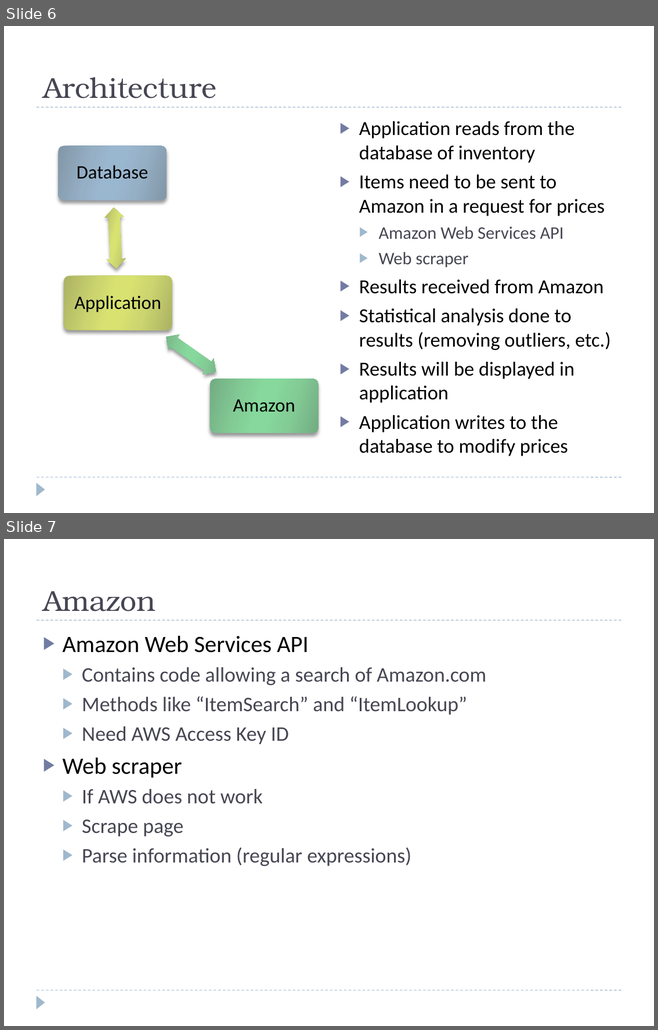
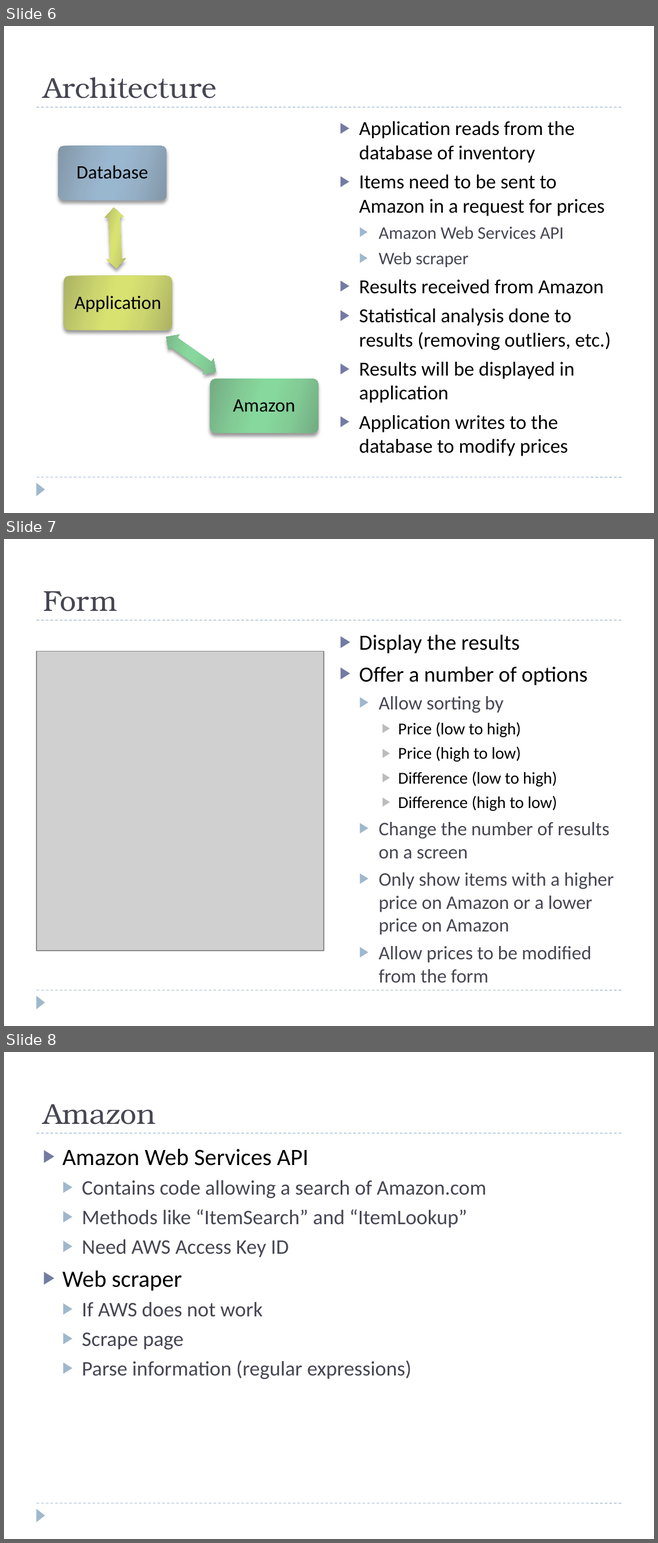
Before and after one commit to dodoherty339/Capstone-LH-NN-DO-NR, a slide deck: Presentation10-25.pptx. Shown one above the other, each under a label of ours: slides 6 and 7 before the commit, slides 6, 7 and 8 after it. The pictures are 658x1030 and 658x1543 pixels, drawn with LibreOffice and Linux fonts; fonts in the diff are those of the drawing; grey boxes stand for pictures. Boxes give left, top, right and bottom in pixels: in the first picture for what was removed or moved away, otherwise in the second. Text is boxed around its words. In the diff, an @@ line names an element or a change of style, - is before the commit and + after.

Commit message:
Moved Amazon code out of main class...
...also added code to analyze the results once we get them.

```diff
--- a/Presentation10-25.pptx
+++ b/Presentation10-25.pptx
@@ slide 7 added at <box>4,539,654,1026</box>, background #FFFFFF; not listed: 3 template elements that a slide beside it also shows @@
@@ title added at <box>43,591,117,611</box>, 32 pt, text #464653 @@
+Form
@@ text added at <box>359,635,614,983</box>, 21.3 pt, text #464653 @@
+▶ Display the results
+▶ Offer a number of options
+  ▶ Allow sorting by
+    ▶ Price (low to high)
+    ▶ Price (high to low)
+    ▶ Difference (low to high)
+    ▶ Difference (high to low)
+  ▶ Change the number of results on a screen
+  ▶ Only show items with a higher price on Amazon or a lower price on Amazon
+  ▶ Allow prices to be modified from the form
@@ picture added at <box>36,652,324,951</box> @@
@@ what was slide 7 is now slide 8 @@
```
Also in this commit, not shown: 9 other files.
